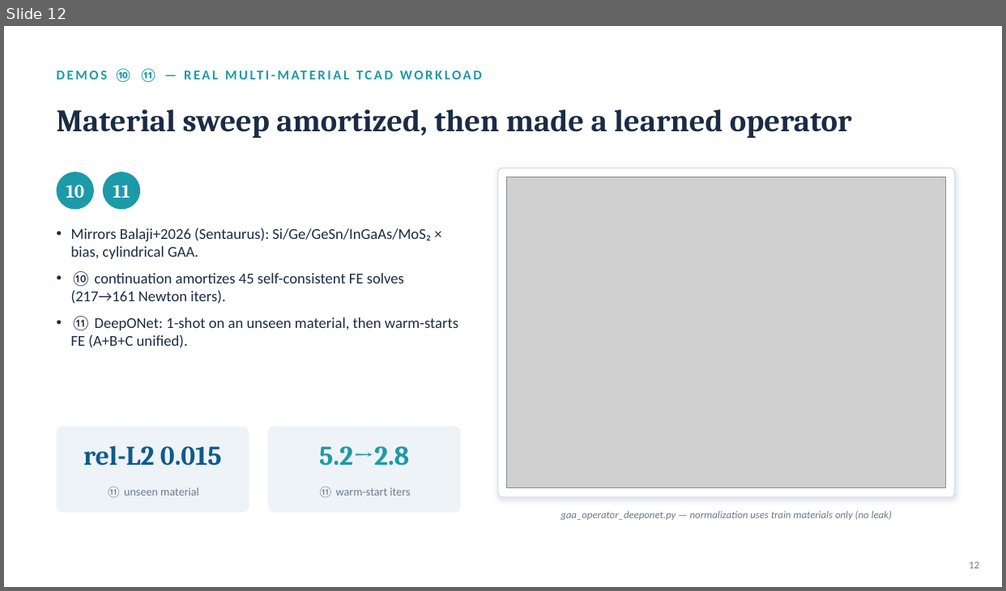
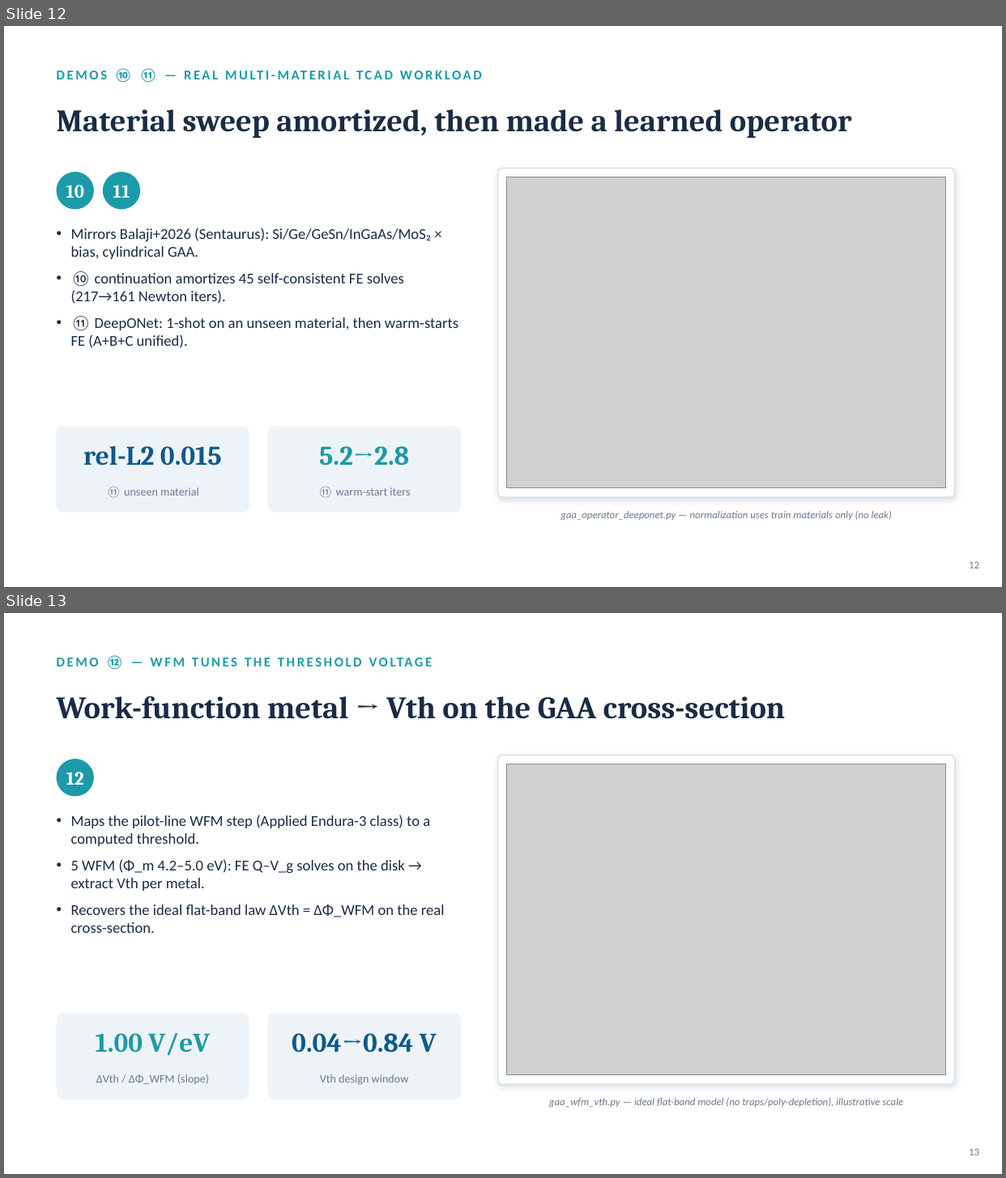
Before and after one commit to keisuke58/wccm2026-cfrp-gnn, a slide deck: slides/weakform_operator_learning_semiconductor.pptx. Shown one above the other, each under a label of ours: slide 12 before the commit, slides 12 and 13 after it. The pictures are 1006x591 and 1006x1178 pixels, drawn with LibreOffice and Linux fonts; fonts in the diff are those of the drawing; grey boxes stand for pictures. Boxes give left, top, right and bottom in pixels: in the first picture for what was removed or moved away, otherwise in the second. Text is boxed around its words. In the diff, an @@ line names an element or a change of style, - is before the commit and + after.

```diff
--- a/slides/weakform_operator_learning_semiconductor.pptx
+++ b/slides/weakform_operator_learning_semiconductor.pptx
@@ slide 13 added at (4,613,1002,1174), background #FFFFFF @@
@@ text added at (106,656,124,670), 13 pt, text #1C9AA8, bold @@
+DEMO ⑫ — WFM TUNES THE THRESHOLD VOLTAGE
@@ text added at (57,696,785,719), 30 pt, text #1A2B45, bold @@
+Work-function metal → Vth on the GAA cross-section
@@ rounded rectangle added at (498,756,955,1084), fill #FFFFFF, outline #D6E0EA 1 pt @@
@@ ellipse added at (57,759,94,796), fill #1C9AA8 @@
@@ text added at (66,772,84,785), 18 pt, text #FFFFFF, bold @@
+12
@@ picture added at (507,764,946,1076) @@
@@ text added at (71,815,445,933), 14.5 pt, text #1A2B45 @@
+• Maps the pilot-line WFM step (Applied Endura-3 class) to a computed threshold.
+• 5 WFM (Φ_m 4.2–5.0 eV): FE Q–V_g solves on the disk → extract Vth per metal.
+• Recovers the ideal flat-band law ΔVth = ΔΦ_WFM on the real cross-section.
@@ rounded rectangle added at (57,1013,249,1100), fill #EEF3F8 @@
@@ rounded rectangle added at (267,1013,461,1100), fill #EEF3F8 @@
@@ text added at (96,1033,210,1056), 26 pt, text #1C9AA8, bold @@
+1.00 V/eV
@@ text added at (292,1033,437,1053), 26 pt, text #0E5A8A, bold @@
+0.04→0.84 V
@@ text added at (96,1075,209,1084), 11 pt, text #6B7A8F @@
+ΔVth / ΔΦ_WFM (slope)
@@ text added at (320,1075,409,1085), 11 pt, text #6B7A8F @@
+Vth design window
@@ text added at (549,1098,903,1107), 10 pt, text #6B7A8F, italic @@
+gaa_wfm_vth.py — ideal flat-band model (no traps/poly-depletion), illustrative scale
@@ text added at (969,1149,979,1156), 10 pt, text #6B7A8F @@
+13
```
Also in this commit, not shown: 4 slides changed, 1 other slide added, 6 other files.
